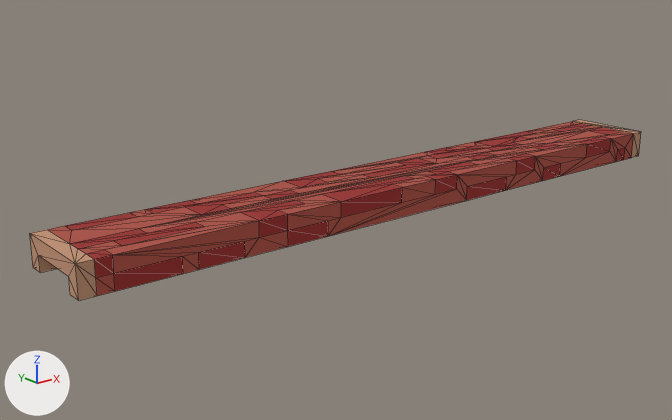
The OBJ model Assets/Models/roady_cross_assets-15.obj as it was, and as the next commit left it.
Both versions are drawn from a 50 mm lens placed at (-1.51, -12.41, 1.84), pointed at (2.27, -7.69, -0.05). Lighting does not change. The marker at lower left points along +X, +Y and +Z. Mesh edges are drawn as thin lines. Where no turn or scale is listed for an object, it has been applied to the vertices. Vertices at the same position are counted once.

The first picture shows 'Untitled'.
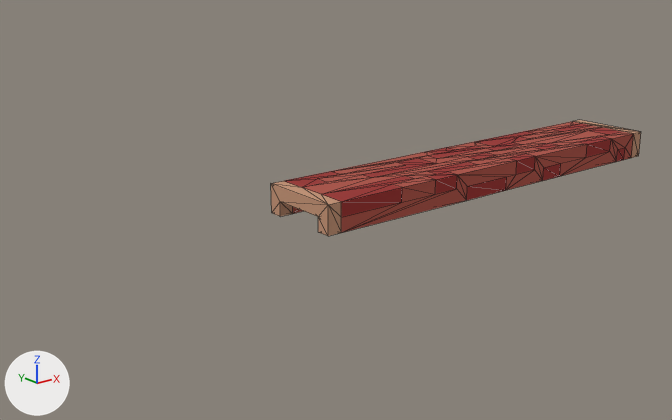
The newer file is also turned or shifted as a whole; pictures and numbers use the older file's frame.

What differs and where, as boxes (x1, y1, x2, y2) in the pictures (672 x 420 px):
'Untitled', reshaped (39% narrower, 36% shorter): before (30, 120, 641, 301); after (271, 120, 641, 236)
part 1 of me_untitled, cut back: before (30, 162, 461, 301); after (271, 162, 461, 236)

Edits to the bpy script that builds the scene:
```text
Change me_untitled:
    used by ob_untitled; location = (0.0, 0.0, 0.0)
    remove me_untitled.from_pydata(...)  # 301 vertices, 598 faces; spans x 0.2..5.0, y -8.2..-7.6, z 0.0..0.2
    add me_untitled.from_pydata(...)  # 204 vertices, 404 faces; spans x 1.8..5.0, y -8.2..-7.6, z 0.0..0.2
    me_untitled part 1
    103 vertices are removed from x 0.2..1.8, y -8.2..-7.6, z 0.0..0.2
    246 faces are deleted
    6 vertices are added at (1.9, -8.2, 0.0), (1.9, -7.7, 0.0), (1.9, -8.1, 0.0), (1.9, -7.6, 0.0), (1.8, -8.2, 0.2), (1.8, -7.6, 0.2)
    52 new faces join them
```
